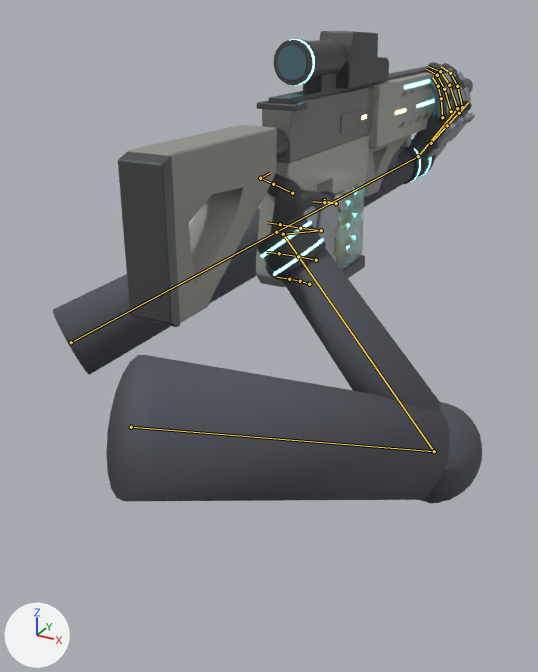
One commit to the Blender file blender/xmr4.blend: the scene before it, then after it.
Before and after are seen from a camera (50 mm lens) standing at (0.354, -0.688, 0.181) and looking at (-0.063, 0.069, -0.198). The axes (+X, +Y, +Z) are drawn at lower left. The lights are the same throughout. The picture after the commit comes second. Both versions are drawn at the pose saved in each file; the numbers are the values there. The bones that bend it are drawn over the model as lines.

Names of what the first picture shows: 'ButtPad', 'Foregrip', 'GloveMesh.L', 'GloveMesh.R', 'Handguard', 'HoloSight', 'Lower', 'Magazine', 'Magnifier', 'PistolGrip', 'Stock', 'Upper' and 12 more.
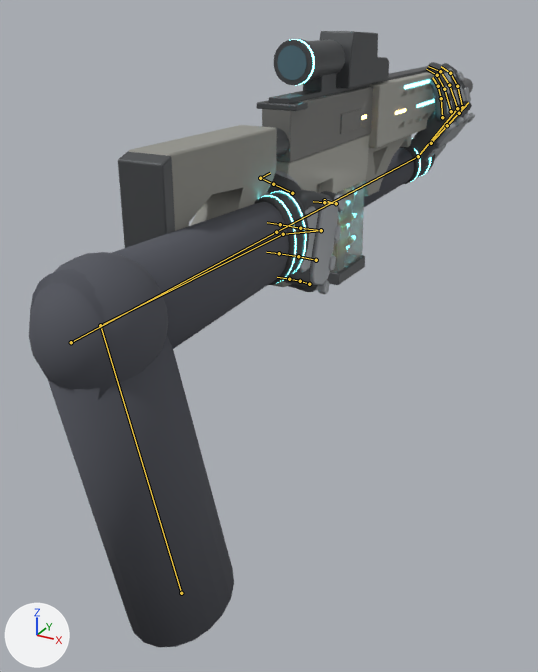
The change in detail:
Bone 'upperarm' (bone_upperarm) moves from (-0.159, 0.385, 0.006) to (-0.345, 0.507, 0.014).
Bone 'upperarm' (bone_upperarm) turns from (-31, 2, 5) to (-2, -4, -123) degrees about its own x, y and z.
Bone 'forearm' (bone_forearm) turns from (29, 42, -113) to (3, -4, 106) degrees about its own x, y and z.
Bone 'hand' (bone_hand) turns from (-7, 41, 104) to (1, 0, 17) degrees about its own x, y and z.

Where the change shows, as pixel boxes [x1, y1, x2, y2] in the pictures (538 x 672 px):
'GloveMesh.R', posed (16% narrower, 43% taller)
    before: [106, 170, 483, 504]
    after: [29, 170, 346, 647]
bone 'upperarm', root to tip
    before: (131, 427) to (434, 451)
    after: (181, 593) to (100, 325)
bone 'forearm', root to tip
    before: (434, 451) to (283, 234)
    after: (100, 325) to (283, 234)
